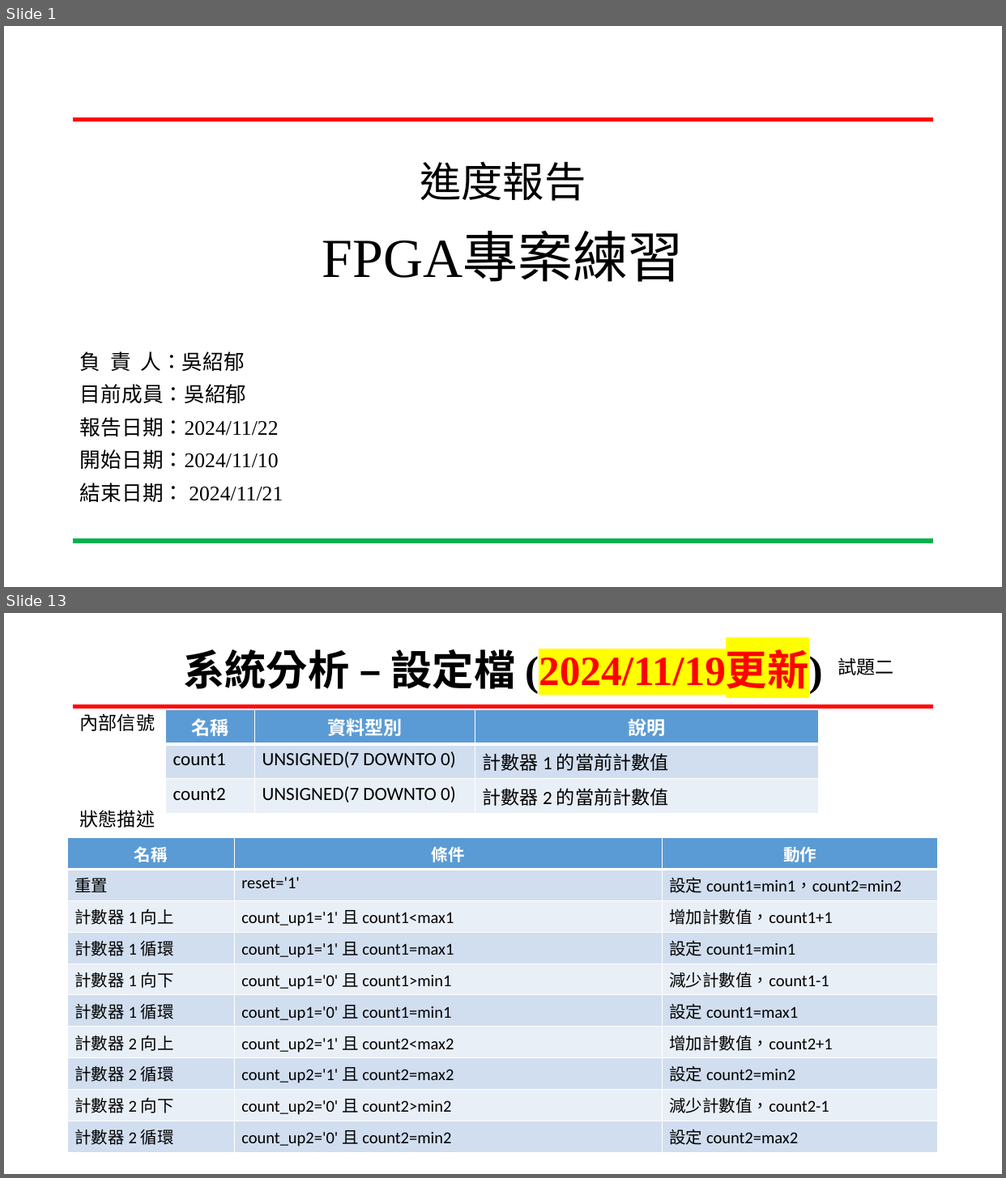
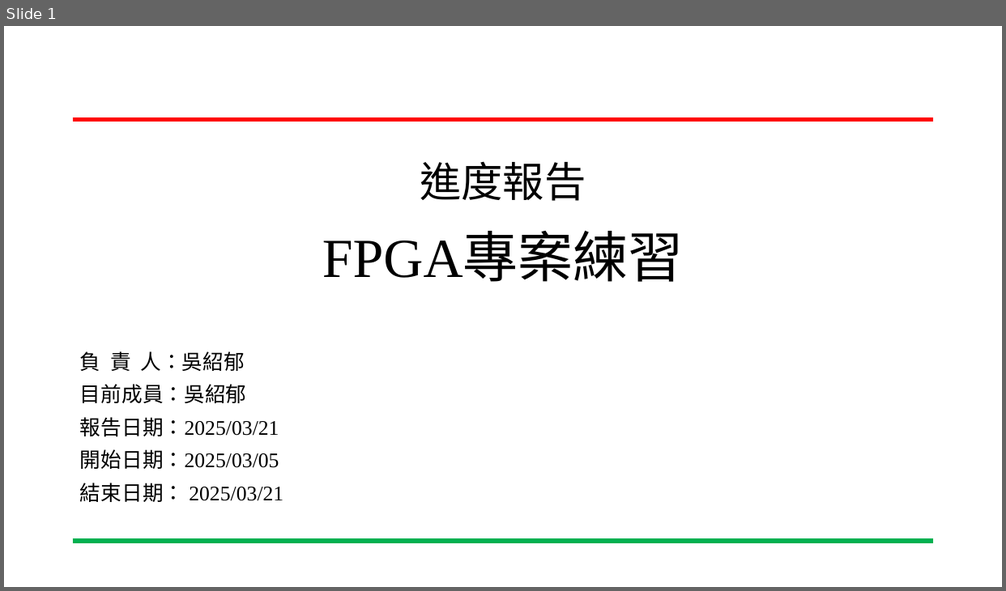
Before and after one commit to wsy0331/SOC_Lab_Exercises, a slide deck: 專案進度報告-進度報告-吳紹郁-20250321.pptx. Shown one above the other, each under a label of ours: slides 1 and 13 before the commit, slide 1 after it; the slides between them are not shown. The pictures are 1006x1178 and 1006x591 pixels, drawn with LibreOffice and Linux fonts; fonts in the diff are those of the drawing; background and template pictures are left out. Boxes give left, top, right and bottom in pixels: in the first picture for what was removed or moved away, otherwise in the second. Text is boxed around its words. In the diff, an @@ line names an element or a change of style, - is before the commit and + after.

```diff
--- a/專案進度報告-進度報告-吳紹郁-20250321.pptx
+++ b/專案進度報告-進度報告-吳紹郁-20250321.pptx
@@ slide 13 removed at [4,613,1002,1174], background #FFFFFF; not listed: 2 template elements that a slide beside it also shows @@
@@ title removed at [183,649,822,694] @@
-系統分析 – 設定檔 (2024/11/19更新)
@@ text removed at [837,658,893,675] @@
-試題二
@@ table removed at [166,709,819,809], 3 rows, 3 columns @@
-名稱 | 資料型別 | 說明
-count1 | UNSIGNED(7 DOWNTO 0) | 計數器 1 的當前計數值
-count2 | UNSIGNED(7 DOWNTO 0) | 計數器 2 的當前計數值
@@ text removed at [80,713,155,731] @@
-內部信號
@@ text removed at [80,810,155,828] @@
-狀態描述
@@ table removed at [68,838,938,1150], 10 rows, 3 columns @@
-名稱 | 條件 | 動作
-重置 | reset='1' | 設定 count1=min1，count2=min2
-計數器 1 向上 | count_up1='1' 且 count1<max1 | 增加計數值，count1+1
-計數器 1 循環 | count_up1='1' 且 count1=max1 | 設定 count1=min1
-計數器 1 向下 | count_up1='0' 且 count1>min1 | 減少計數值，count1-1
-計數器 1 循環 | count_up1='0' 且 count1=min1 | 設定 count1=max1
-計數器 2 向上 | count_up2='1' 且 count2<max2 | 增加計數值，count2+1
-計數器 2 循環 | count_up2='1' 且 count2=max2 | 設定 count2=min2
-計數器 2 向下 | count_up2='0' 且 count2>min2 | 減少計數值，count2-1
-計數器 2 循環 | count_up2='0' 且 count2=min2 | 設定 count2=max2
@@ slide 1 changed as well @@
@@ subtitle at [80,417,283,502]: text changed @@
-報告日期：2024/11/22
-開始日期：2024/11/10
-結束日期： 2024/11/21
+報告日期：2025/03/21
+開始日期：2025/03/05
+結束日期： 2025/03/21
```
Also in this commit, not shown: 5 other slides changed, 2 slides added, 13 other slides removed.
